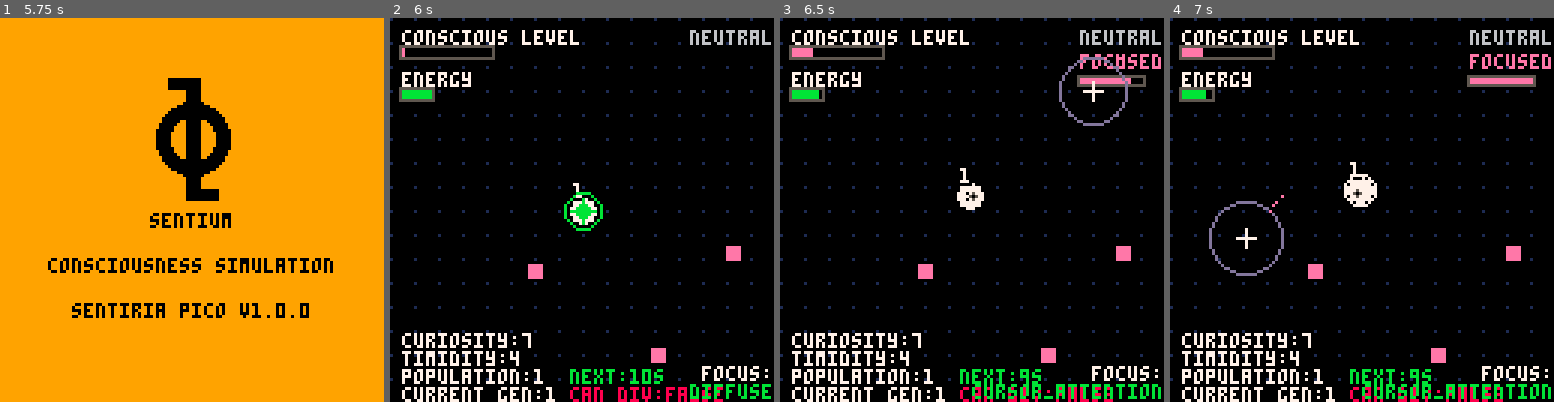
Above: before the commit, frames 1-4 (left to right).
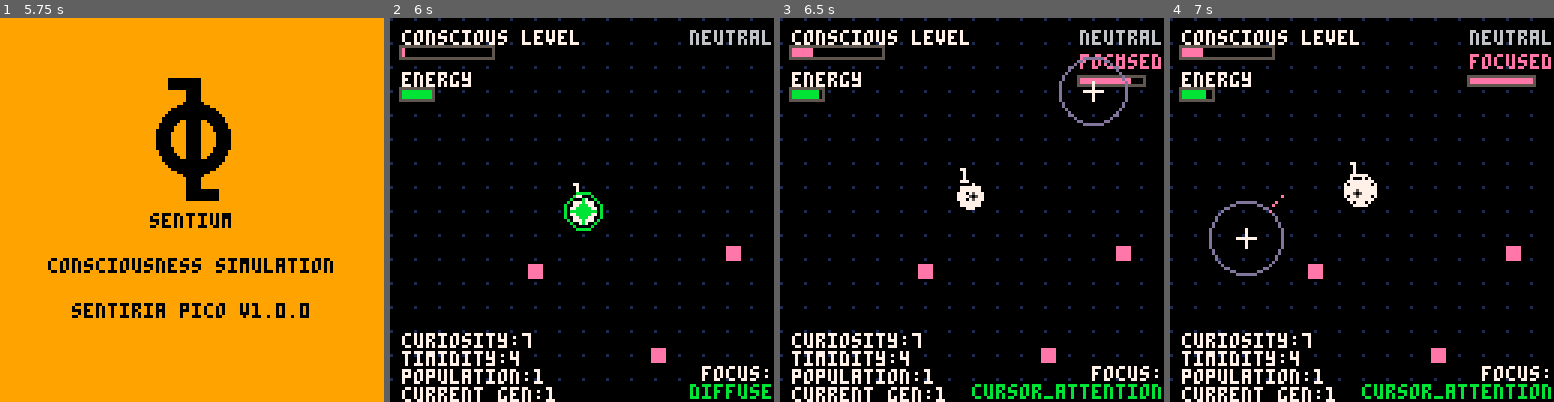
Above: after the commit, the same moments.

Repository: lopanapol/sentium-pico
Game: PICO-8 cartridge sentiria_pico.p8
Two runs of this game, one before a commit and one after it. Both use one fixed random seed, a clock stepped at 60 frames per second and the inputs below.
Inputs (mouse positions are in pixels of both pictures, inside the frame that each line leads up to):
- Up to frame 1 (5.75 s): click (280, 121) at 0.67 s; click (46, 267) at 1.22 s; click (107, 114) at 1.77 s; click (172, 259) at 2.32 s; click (234, 106) at 2.87 s; click (295, 256) at 3.42 s; click (61, 102) at 3.97 s; click (122, 248) at 4.52 s; click (184, 94) at 5.07 s; click (249, 244) at 5.62 s
- Up to frame 2 (6 s): no input
- Up to frame 3 (6.5 s): click (1091, 90) at 6.17 s
- Up to frame 4 (7 s): click (1246, 236) at 6.72 s

Frame 1 is identical in both runs. In frame 2, 1.0% of the frame differs, in the area x 46-87%, y 91-100%; in frame 3, 0.8%; in frame 4, 0.8%.

Commit message:
Update license to proprietary terms; remove MIT license and add restrictions on usage and distribution.

Diff:
--- a/sentiria_pico.p8
+++ b/sentiria_pico.p8
@@ -1228,31 +1228,6 @@
     end
   end
 
-  -- Show time until next generation
-  if current_generation < max_generation and #pixels < max_pixels then
-    local time_left = flr((generation_interval - generation_timer) / 60)
-    print("next:"..time_left.."s", 60, 117, 11)
-  elseif #pixels >= max_pixels then
-    print("max pop!", 60, 117, 14)
-  else
-    print("max gen!", 60, 117, 14)
-  end
-
-  -- Debug: Show bacterial properties for primary pixel
-  if primary_pixel and #pixels > 0 then
-    local can_div = can_divide(primary_pixel)
-    local energy_ok = primary_pixel.energy >= division_energy_threshold
-    local progress_ok = primary_pixel.division_progress >= 100
-
-    print("can div:"..tostr(can_div), 60, 123, can_div and 11 or 8)
-    print("e:"..primary_pixel.energy.."/"..division_energy_threshold, 60, 129, energy_ok and 11 or 8)
-    print("growth:"..flr(primary_pixel.division_progress).."%", 60, 135, progress_ok and 11 or 8)
-    print("size:"..flr(primary_pixel.size*10)/10, 60, 141, 7)
-    if primary_pixel.division_timer > 0 then
-      print("cd:"..flr(primary_pixel.division_timer/60).."s", 60, 147, 8)
-    end
-  end
-
   -- Show emotional state (value only) - calculate average across all pixels
   local emo_x = 100
   local emo_y = 4
Not shown, changed: LICENSE
